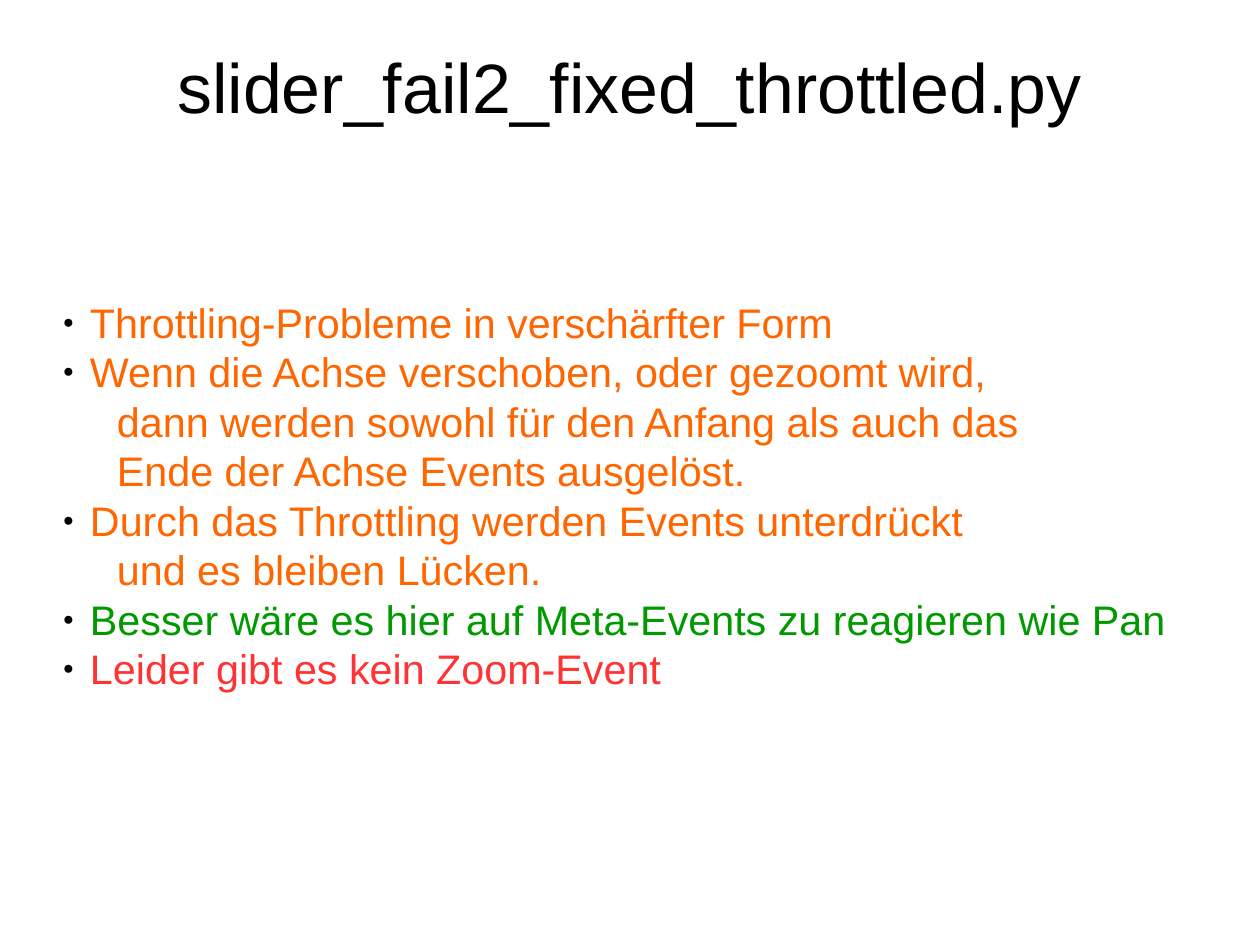
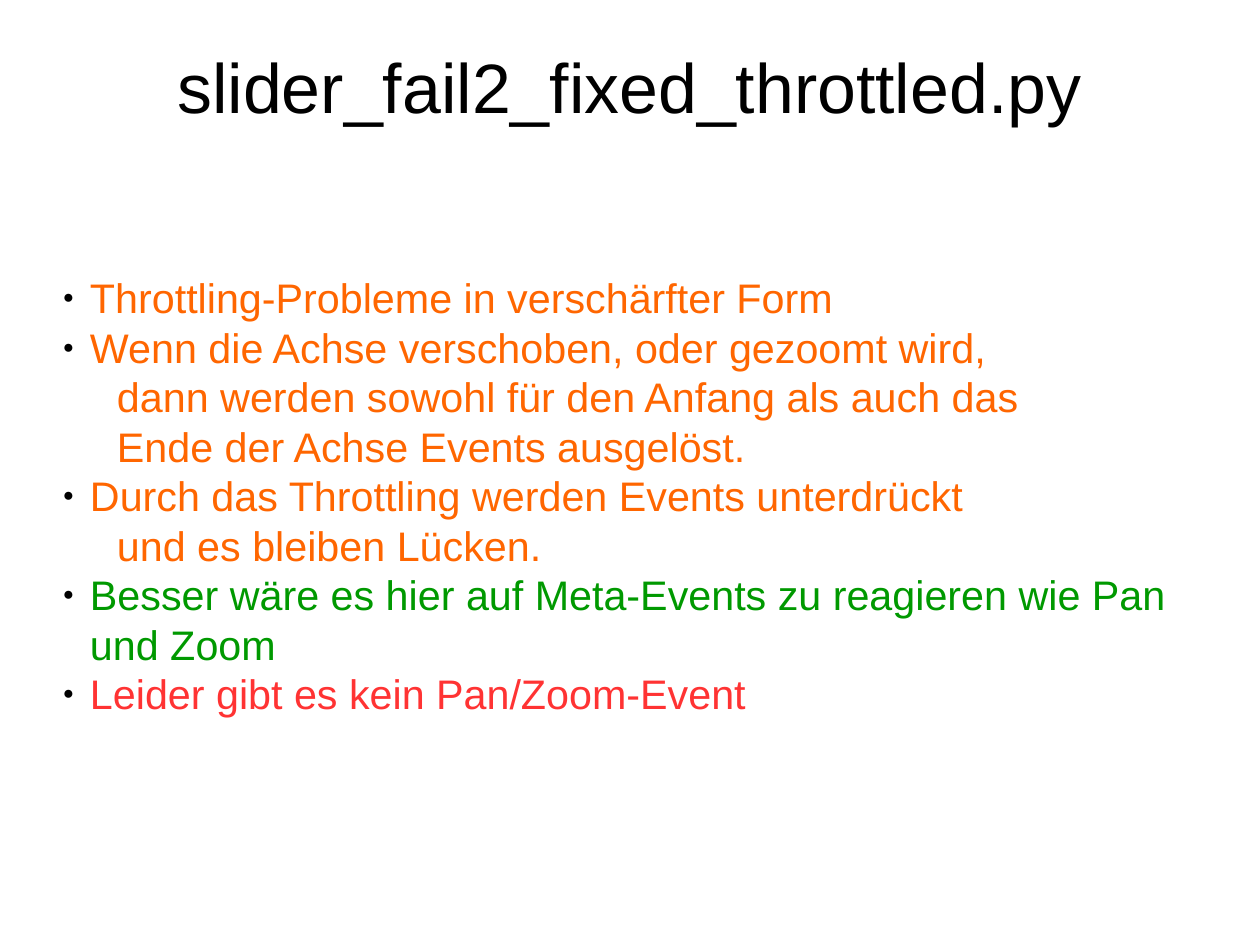
Before and after one commit to Inqbus/python_summit, a slide deck: slide 65 of vortrag/bokeh_sandra.odp (slide 62 before the commit). Drawn at 1260x945 pixels with LibreOffice and Linux fonts; fonts in the diff are those of the drawing. Boxes give left, top, right and bottom in pixels: in the first picture for what was removed or moved away, otherwise in the second. Text is boxed around its words. In the diff, an @@ line names an element or a change of style, - is before the commit and + after.

```diff
--- a/vortrag/bokeh_sandra.odp
+++ b/vortrag/bokeh_sandra.odp
@@ subtitle at (x1=90, y1=580, x2=1165, y2=717): text changed @@
-● Besser wäre es hier auf Meta-Events zu reagieren wie Pan
-● Leider gibt es kein Zoom-Event
+● Besser wäre es hier auf Meta-Events zu reagieren wie Pan und Zoom
+● Leider gibt es kein Pan/Zoom-Event
```
Also in this commit, not shown: 7 other slides changed, 3 slides added, 3 other files.
